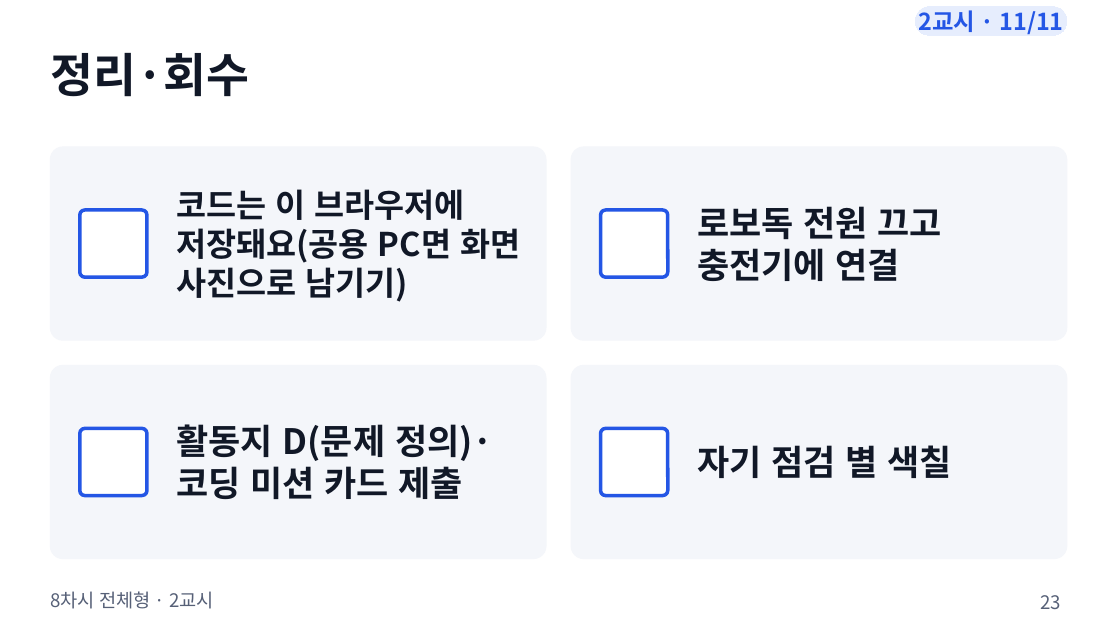
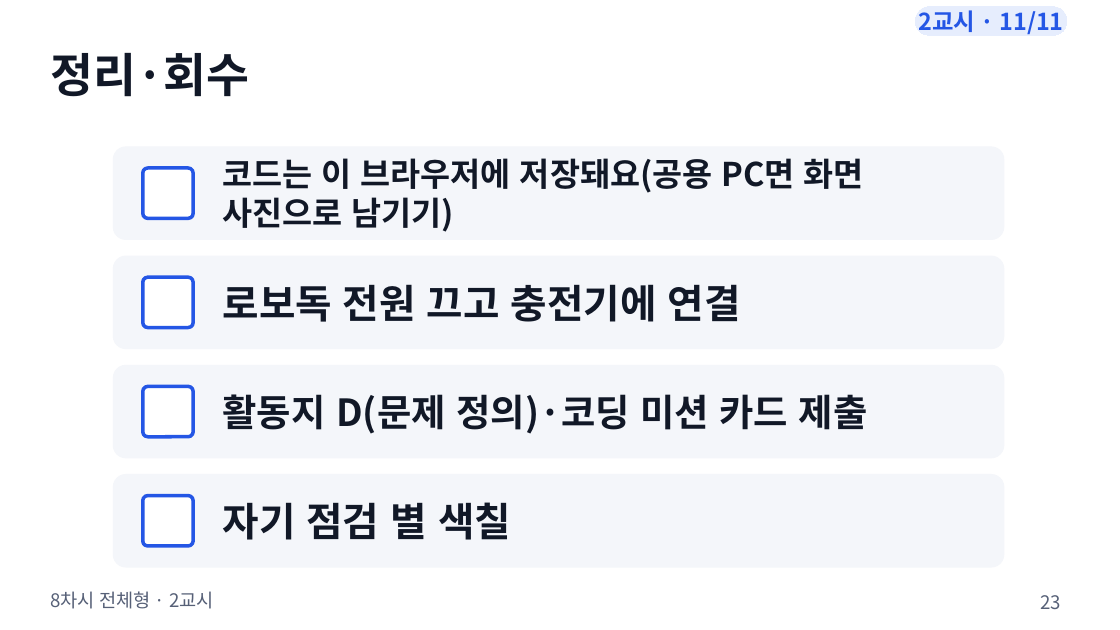
Before and after one commit to boundaryx01-uniquelife/microbit, a slide deck: slide 23 of materials/8차시_전체형/8차시_수업슬라이드.pptx. Drawn at 1120x630 pixels with LibreOffice and Linux fonts; fonts in the diff are those of the drawing. Boxes give left, top, right and bottom in pixels: in the first picture for what was removed or moved away, otherwise in the second. Text is boxed around its words. In the diff, an @@ line names an element or a change of style, - is before the commit and + after.

```diff
--- a/materials/8차시_전체형/8차시_수업슬라이드.pptx
+++ b/materials/8차시_전체형/8차시_수업슬라이드.pptx
@@ rounded rectangle: place and size @@
-rounded rectangle at bbox=[50, 147, 546, 340]
+rounded rectangle at bbox=[113, 147, 1004, 239]
@@ rounded rectangle: place and size @@
-rounded rectangle at bbox=[80, 210, 147, 277]
+rounded rectangle at bbox=[143, 168, 193, 218]
@@ text "코드는 이 브라우저에 저장돼요(공용 PC면 ..." rewrapped from bbox=[176, 189, 520, 302] to bbox=[223, 158, 864, 232] @@
@@ rounded rectangle: place and size @@
-rounded rectangle at bbox=[571, 147, 1067, 340]
+rounded rectangle at bbox=[113, 256, 1004, 349]
@@ text "로보독 전원 끄고 충전기에 연결": place and size @@
-text "로보독 전원 끄고 충전기에 연결" at bbox=[697, 206, 942, 281]
+text "로보독 전원 끄고 충전기에 연결" at bbox=[223, 284, 741, 322]
@@ text "로보독 전원 끄고 충전기에 연결" at bbox=[223, 284, 741, 322]: size 30 to 34 pt @@
@@ rounded rectangle: place and size @@
-rounded rectangle at bbox=[601, 210, 668, 277]
+rounded rectangle at bbox=[143, 277, 193, 328]
@@ rounded rectangle: place and size @@
-rounded rectangle at bbox=[50, 365, 546, 559]
+rounded rectangle at bbox=[113, 365, 1004, 458]
@@ rounded rectangle: place and size @@
-rounded rectangle at bbox=[80, 429, 147, 496]
+rounded rectangle at bbox=[143, 386, 193, 437]
@@ text "활동지 D(문제 정의)·코딩 미션 카드 ...": place and size @@
-text "활동지 D(문제 정의)·코딩 미션 카드 ..." at bbox=[176, 424, 493, 499]
+text "활동지 D(문제 정의)·코딩 미션 카드 ..." at bbox=[223, 394, 868, 434]
@@ text "활동지 D(문제 정의)·코딩 미션 카드 ..." at bbox=[223, 394, 868, 434]: size 30 to 32 pt @@
@@ rounded rectangle: place and size @@
-rounded rectangle at bbox=[571, 365, 1067, 559]
+rounded rectangle at bbox=[113, 475, 1004, 567]
@@ proportions changed in 8 elements at bbox=[143, 168, 193, 218], bbox=[143, 386, 193, 437], bbox=[113, 147, 1004, 239], bbox=[113, 365, 1004, 458], bbox=[113, 256, 1004, 349], bbox=[113, 475, 1004, 567], bbox=[143, 277, 193, 328], bbox=[143, 496, 193, 546] @@
@@ rounded rectangle: place and size @@
-rounded rectangle at bbox=[601, 429, 668, 496]
+rounded rectangle at bbox=[143, 496, 193, 546]
@@ text "자기 점검 별 색칠" at bbox=[223, 502, 511, 540]: size 30 to 34 pt @@
@@ text "자기 점검 별 색칠": place and size @@
-text "자기 점검 별 색칠" at bbox=[697, 445, 951, 478]
+text "자기 점검 별 색칠" at bbox=[223, 502, 511, 540]
```
Also in this commit, not shown: 10 other slides changed, 11 other files.
